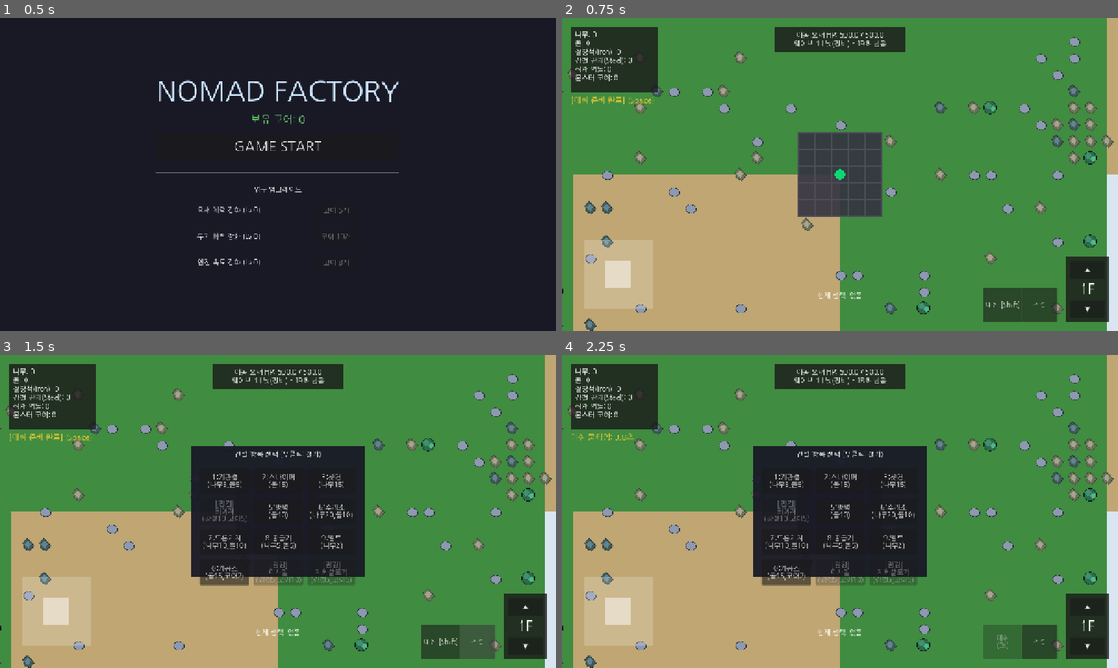
Above: before the commit, frames 1-4 (two rows, left to right).
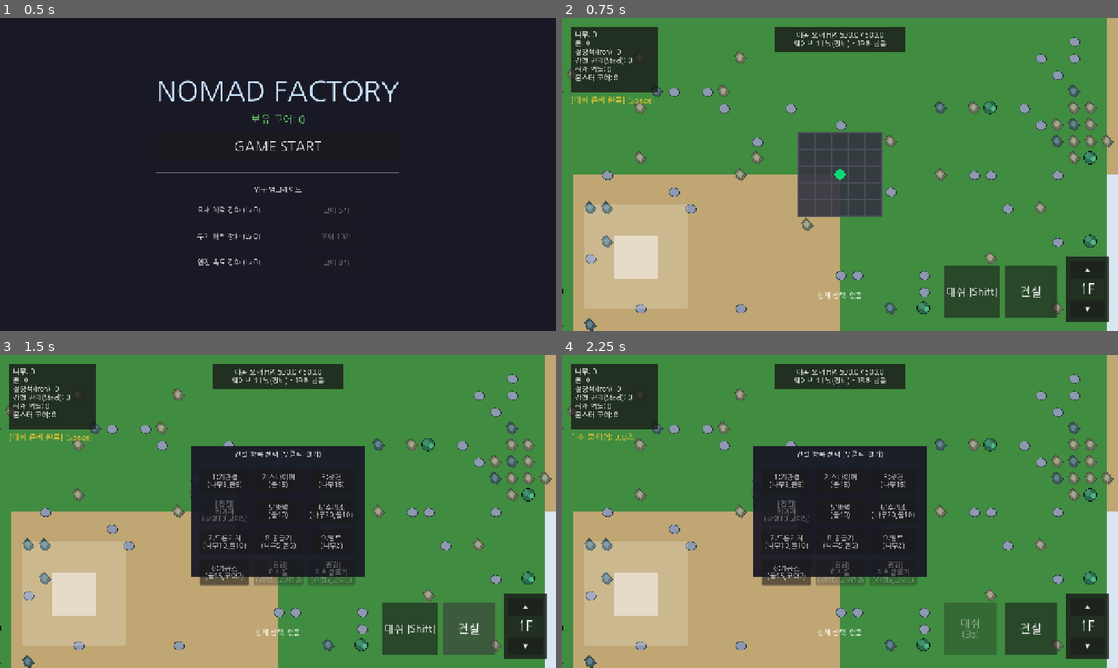
Above: after the commit, the same moments.

Repository: krWebfirewood/nomad-factory
Game: Godot game, scene res://scenes/title_screen.tscn
The game is run twice, just before and just after one commit, with the same random seed, the same clock (stepped at 60 frames per second) and the same inputs.
Inputs:
- Up to frame 1 (0.5 s): no input
- Up to frame 2 (0.75 s): click "GAME START" at 0.5 s
- Up to frame 3 (1.5 s): click "건설" at 1.25 s
- Up to frame 4 (2.25 s): click "대쉬 [Shift]" at 2 s

Frame 1 is identical in both runs. In frame 2, 6.8% of the frame differs, in the area x 4-89%, y 59-98%; in frame 3, 6.8%; in frame 4, 7.0%.

Commit message:
Increase mobile UI sizes and font visibility

Diff:
--- a/scripts/player.gd
+++ b/scripts/player.gd
@@ -97,44 +97,47 @@
 func create_mobile_ui():
 	var vp_size = get_viewport_rect().size
 	joystick_bg = ColorRect.new()
-	joystick_bg.size = Vector2(160, 160)
-	joystick_bg.position = Vector2(50, vp_size.y - 210)
+	joystick_bg.size = Vector2(240, 240)
+	joystick_bg.position = Vector2(50, vp_size.y - 290)
 	joystick_bg.color = Color(1, 1, 1, 0.2)
 	ui_canvas.add_child(joystick_bg)
 	joystick_center = joystick_bg.position + joystick_bg.size / 2.0
 
 	joystick_knob = ColorRect.new()
-	joystick_knob.size = Vector2(60, 60)
+	joystick_knob.size = Vector2(100, 100)
 	joystick_knob.position = joystick_center - joystick_knob.size / 2.0
 	joystick_knob.color = Color(1, 1, 1, 0.5)
 	ui_canvas.add_child(joystick_knob)
 
-	var btn_size = Vector2(80, 80)
+	var btn_size = Vector2(120, 120)
 	# floor_panel이 vp_size.x - 120 에 있으므로, 안 겹치게 더 왼쪽으로 이동
-	var right_margin = vp_size.x - 220
-	var bottom_margin = vp_size.y - 100
+	var right_margin = vp_size.x - 260
+	var bottom_margin = vp_size.y - 150
 	mobile_action_btn = Button.new()
 	mobile_action_btn.text = "건설"
 	mobile_action_btn.size = btn_size
 	mobile_action_btn.position = Vector2(right_margin, bottom_margin)
 	mobile_action_btn.pressed.connect(_on_mobile_action_pressed)
 	mobile_action_btn.focus_mode = Control.FOCUS_NONE
+	mobile_action_btn.add_theme_font_size_override("font_size", 28)
 	ui_canvas.add_child(mobile_action_btn)
 
 	btn_dash = Button.new()
 	btn_dash.text = "대쉬 [Shift]"
 	btn_dash.size = btn_size
-	btn_dash.position = Vector2(right_margin - 90, bottom_margin)
+	btn_dash.position = Vector2(right_margin - 140, bottom_margin)
 	btn_dash.pressed.connect(use_dash)
 	btn_dash.focus_mode = Control.FOCUS_NONE
+	btn_dash.add_theme_font_size_override("font_size", 24)
 	ui_canvas.add_child(btn_dash)
 
 	btn_orbital = Button.new()
 	btn_orbital.text = "폭격 [F]"
 	btn_orbital.size = btn_size
-	btn_orbital.position = Vector2(right_margin - 180, bottom_margin)
+	btn_orbital.position = Vector2(right_margin - 280, bottom_margin)
 	btn_orbital.pressed.connect(use_orbital_strike)
 	btn_orbital.focus_mode = Control.FOCUS_NONE
+	btn_orbital.add_theme_font_size_override("font_size", 24)
 	btn_orbital.visible = false
 	ui_canvas.add_child(btn_orbital)
 
